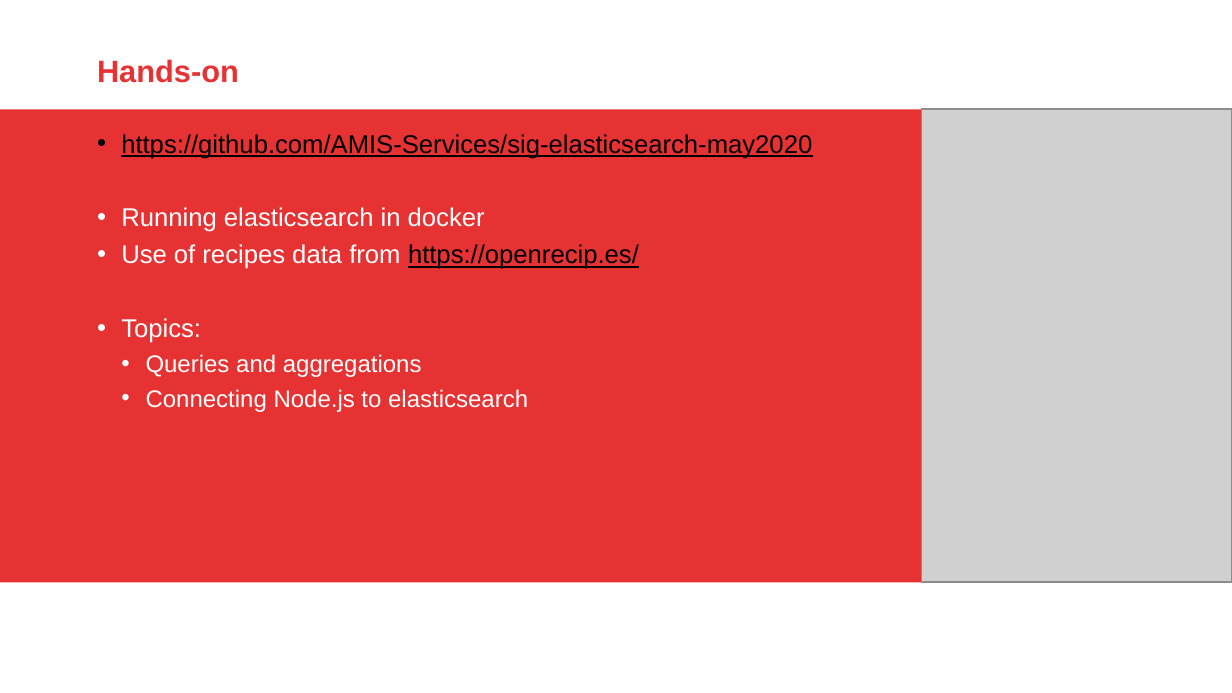
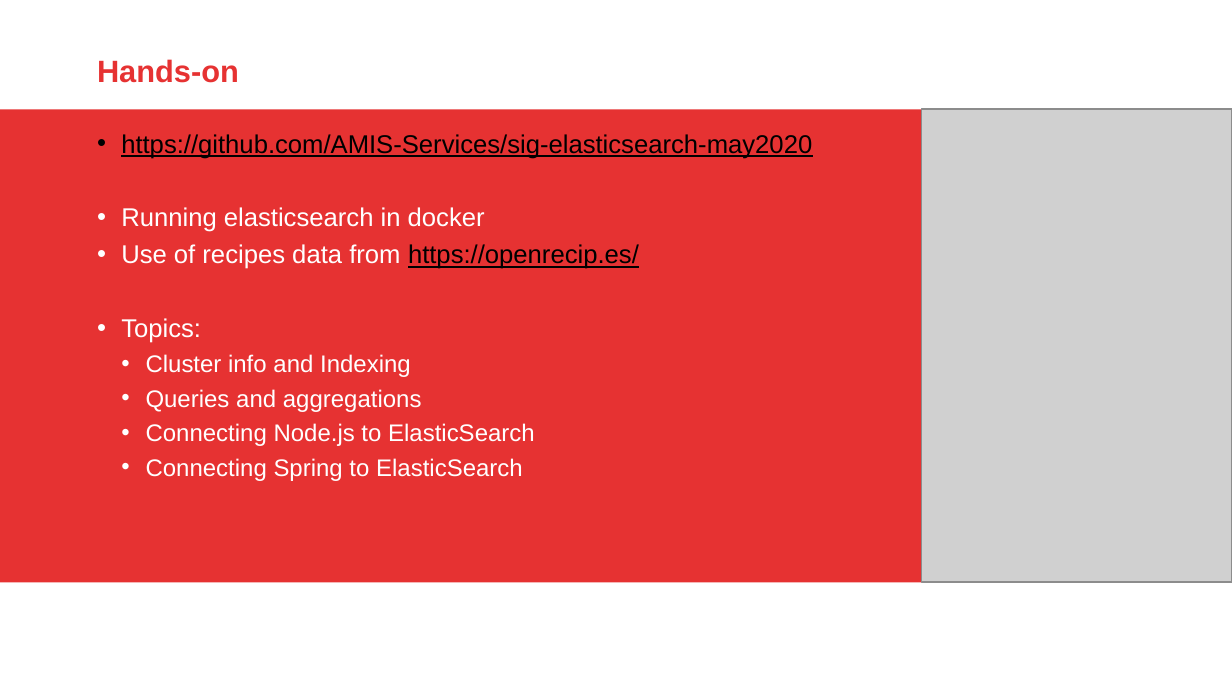
Before and after one commit to AMIS-Services/sig-elasticsearch-may2020, a slide deck: slide 43 of Elasticsearch.pptx (slide 44 before the commit). Drawn at 1232x693 pixels with LibreOffice and Linux fonts; fonts in the diff are those of the drawing; grey boxes stand for pictures; background and template pictures are left out. Boxes give left, top, right and bottom in pixels: in the first picture for what was removed or moved away, otherwise in the second. Text is boxed around its words. In the diff, an @@ line names an element or a change of style, - is before the commit and + after.

Commit message:
Spring lab added

```diff
--- a/Elasticsearch.pptx
+++ b/Elasticsearch.pptx
@@ text at box(146, 354, 411, 377): paragraph added @@
+  • Cluster info and Indexing
@@ text at box(146, 423, 535, 481): text changed @@
-  • Connecting Node.js to elasticsearch
+  • Connecting Node.js to ElasticSearch
+  • Connecting Spring to ElasticSearch
```
Also in this commit, not shown: 4 other slides changed, 1 slide added, 2 slides removed, 19 other files.
